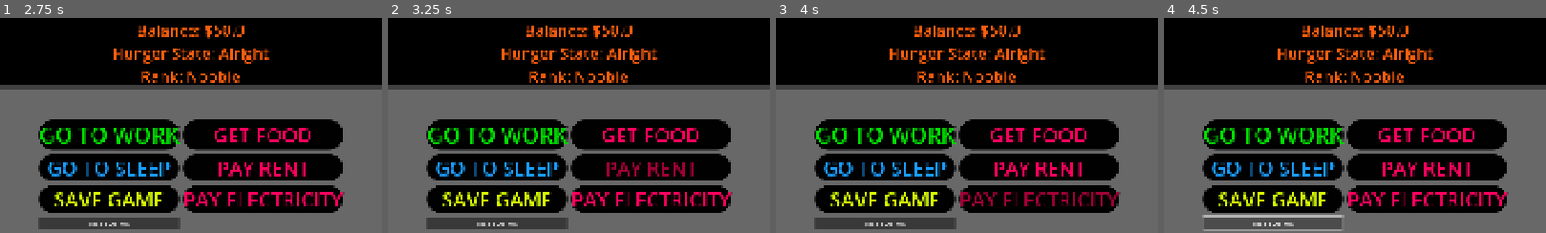
Above: before the commit, frames 1-4 (left to right).
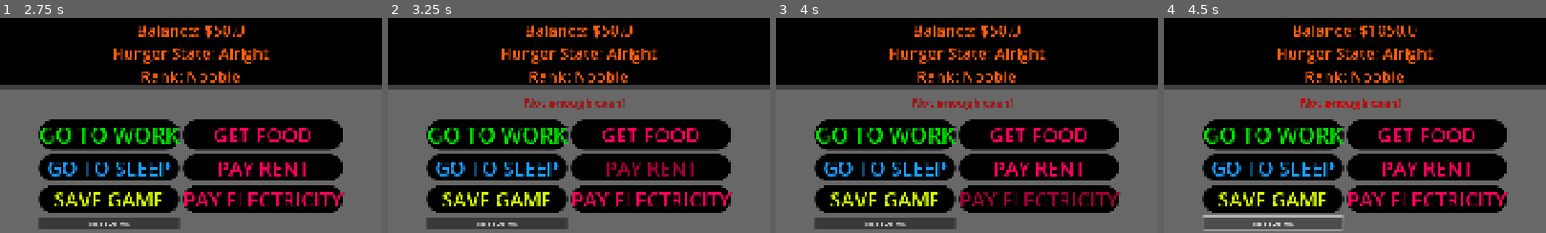
Above: after the commit, the same moments.

Repository: HiImTonyy/acceptordeny
Game: Godot game, scene res://scenes/main_menu.tscn
Two runs of this game, one before a commit and one after it. Both use one fixed random seed, a clock stepped at 60 frames per second and the inputs below.
Inputs (mouse positions are % of the whole screen's width and height, from its top left):
- Up to frame 1 (2.75 s): click "New Game" at 0.5 s; click (50, 46) at 1.27 s; type "Alex" at 1.35 s; click (50, 53) at 1.5 s; type "Alex" at 1.58 s; click "Start Game" at 2 s
- Up to frame 2 (3.25 s): click "PAY RENT" at 2.75 s
- Up to frame 3 (4 s): click "PAY ELECTRICITY" at 3.5 s
- Up to frame 4 (4.5 s): click "TEST BUTTON" at 4.25 s
The pictures show only the part of the screen within x 26-76%, y 5-55%; the shares and areas given below are measured in that part.

Frame 1 is identical in both runs. In frame 2, 0.5% of the frame differs, in the area x 35-62%, y 37-43%; in frame 3, 0.5%; in frame 4, 1.6%, in the area x 34-67%, y 3-43%.

Commit message:
Added a message popup function. player can now pay rent and electricity.

Diff:
--- a/scenes/home.tscn
+++ b/scenes/home.tscn
@@ -30,7 +30,7 @@
 border_width_bottom = 5
 border_color = Color(0, 0, 0, 1)
 
-[node name="Main" type="Node2D" node_paths=PackedStringArray …(802 unchanged characters)… her_demote_chance", "label_current_date")]
+[node name="Main" type="Node2D" node_paths=PackedStringArray …(802 unchanged characters)… her_demote_chance", "label_current_date", "label_popup_text")]
 script = ExtResource("1_u4wd2")
 label_player_name = NodePath("HomeUI/TopUI/TopUIBackground/ContainerTopUI/LabelPlayerName")
 label_player_cash = NodePath("HomeUI/TopUI/TopUIBackground/ContainerTopUI/LabelCash")
@@ -57,10 +57,24 @@
 label_other_promote_chance = NodePath("Control/StatsUI2/VBoxContainer/VBoxContainer/LabelOtherPromoteChance")
 label_other_demote_chance = NodePath("Control/StatsUI2/VBoxContainer/VBoxContainer/LabelOtherDemoteChance")
 label_current_date = NodePath("HomeUI/TopUI/LabelCurrentDate")
+label_popup_text = NodePath("HomeUI/TopUI/LabelPopupText")
 
 [node name="HomeUI" type="CanvasLayer" parent="."]
 
 [node name="TopUI" type="CanvasLayer" parent="HomeUI"]
+
+[node name="LabelPopupText" type="Label" parent="HomeUI/TopUI"]
+visible = false
+offset_left = 745.0
+offset_top = 242.0
+offset_right = 1196.0
+offset_bottom = 284.0
+theme_override_colors/font_color = Color(0.85490197, 0, 0, 1)
+theme_override_colors/font_outline_color = Color(0, 0, 0, 1)
+theme_override_constants/outline_size = 2
+theme_override_font_sizes/font_size = 30
+text = "Whattya buyin'? "
+horizontal_alignment = 1
 
 [node name="TopUIBackground" type="ColorRect" parent="HomeUI/TopUI"]
 offset_left = -1.0
@@ -525,4 +539,6 @@
 theme_override_font_sizes/font_size = 25
 text = "Electric Cost: "
 
+[connection signal="button_down" from="HomeUI/ContainerMainButtons/ButtonPayRent" to="." method="_on_button_pay_rent_button_down"]
+[connection signal="button_down" from="HomeUI/ContainerMainButtons/ButtonPayElectricity" to="." method="_on_button_pay_electricity_button_down"]
 [connection signal="button_down" from="HomeUI/ContainerMainButtons/Button" to="." method="_on_button_button_down"]
--- a/scripts/bills.gd
+++ b/scripts/bills.gd
@@ -1,4 +1,7 @@
 extends Node
+
+signal not_enough_cash
+signal enough_cash
 
 var food_cost : float = 22.00
 var rent_cost : float = 250.00
@@ -12,6 +15,8 @@
 
 func _ready() -> void:
 	world.decrease_bill_date.connect(decrease_bill_date)
+	player.paying_rent_bill.connect(pay_rent_bill)
+	player.paying_electric_bill.connect(pay_electric_bill)
 
 func decrease_bill_date():
 	days_till_electric -= 1
@@ -19,5 +24,27 @@
 
 	if rent_paid == true and days_till_rent <= 0:
 		days_till_rent = 30
+		rent_paid = false
 	if electricity_paid == true and days_till_electric <= 0:
+		electricity_paid = false
 		days_till_electric = 15
+
+func pay_rent_bill():
+	if player.cash < rent_cost:
+		not_enough_cash.emit()
+	else:
+		player.cash -= rent_cost
+		rent_paid = true
+		playerstats.total_rent_paid += rent_cost
+		playerstats.total_bills_paid += rent_cost
+		enough_cash.emit()
+
+func pay_electric_bill():
+	if player.cash < electric_cost:
+		not_enough_cash.emit()
+	else:
+		player.cash -= electric_cost
+		electricity_paid = true
+		playerstats.total_electricity_paid += electric_cost
+		playerstats.total_bills_paid += electric_cost
+		enough_cash.emit()
--- a/scripts/home.gd
+++ b/scripts/home.gd
@@ -31,17 +31,49 @@
 @export var label_other_demote_chance : Label
 
 @export var label_current_date : Label
+@export var label_popup_text : Label
 
 
 
 func _ready():
+	bills.not_enough_cash.connect(not_enough_cash)
+	bills.enough_cash.connect(enough_cash)
 	update_ui()
+
+func _on_button_pay_rent_button_down() -> void:
+	player.paying_rent_bill.emit()
+
+func _on_button_pay_electricity_button_down() -> void:
+	player.paying_electric_bill.emit()
+
+func not_enough_cash():
+	popup_message("Not enough cash!", Color.RED)
+
+func enough_cash():
+	popup_message("Bill paid!", Color.GREEN)
+
+
+func popup_message(message: String, color: Color):
+	label_popup_text.add_theme_color_override("font_color", color)
+	label_popup_text.visible = true
+	label_popup_text.text = message
+	fade_effect()
+	update_ui()
+
+func fade_effect():
+	label_popup_text.visible = true
+	label_popup_text.modulate.a = 1
+	var tween = create_tween()
+	tween.tween_property(label_popup_text, "modulate:a", 0, 0.2)
+	tween.tween_property(label_popup_text, "modulate:a", 1, 0.2)
+	tween.tween_property(label_popup_text, "modulate:a", 0, 0.2)
+	tween.tween_property(label_popup_text, "modulate:a", 1, 0.2)
+	tween.tween_property(label_popup_text, "modulate:a", 0, 3)
 
 
 func update_ui():
 	player.current_hunger_state = player.hunger_state.keys()[player.hunger]
 	player.current_rank_state = player.rank_state.keys()[player.rank]
-
 	# TOP U.I
 	label_player_name.text = player.first_name + " " + player.last_name
 	label_player_cash.text = "Balance: " + "$" + str(snapped(player.cash, 0.01))
@@ -79,4 +111,5 @@
 	world.next_day()
 	bills.rent_paid = true
 	bills.electricity_paid = true
+	player.cash += 1000
 	update_ui()
--- a/scripts/player.gd
+++ b/scripts/player.gd
@@ -1,4 +1,7 @@
 extends Node
+
+signal paying_rent_bill
+signal paying_electric_bill
 
 var cash : float = 50.00
 var first_name : String = "Tony"
